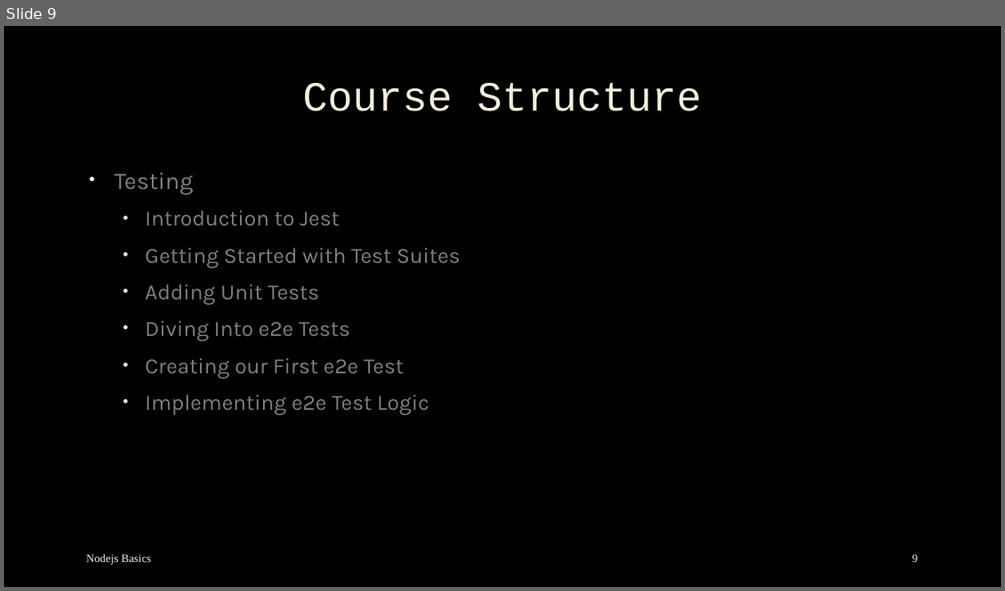
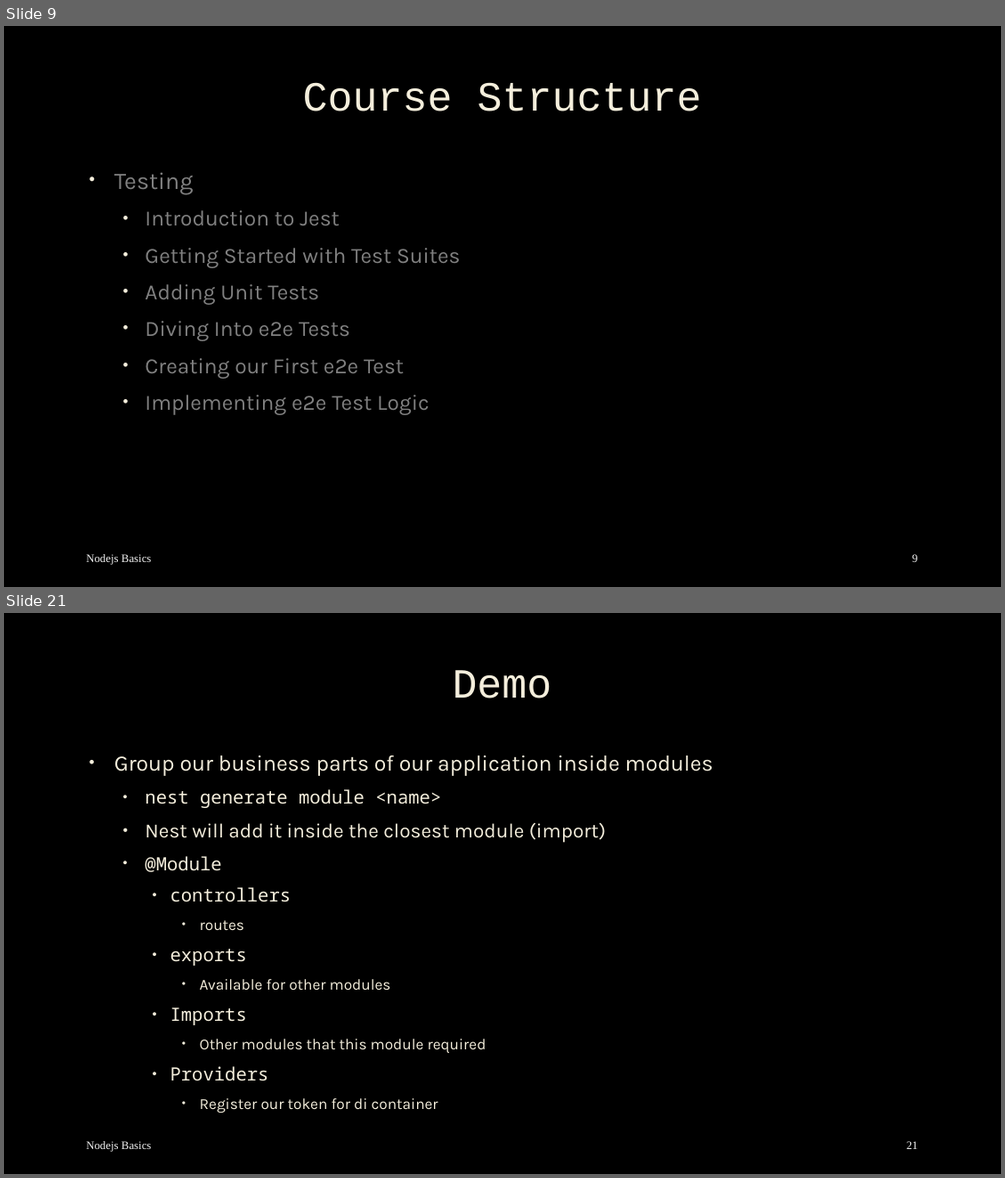
Before and after one commit to mostafa8026/nestjs-course, a slide deck: nestjs/nestjs-01.pptx. Shown one above the other, each under a label of ours: slide 9 before the commit, slides 9 and 21 after it; the slides between them are not shown. The pictures are 1005x591 and 1005x1178 pixels, drawn with LibreOffice and Linux fonts; fonts in the diff are those of the drawing; background and template pictures are left out. Boxes give left, top, right and bottom in pixels: in the first picture for what was removed or moved away, otherwise in the second. Text is boxed around its words. In the diff, an @@ line names an element or a change of style, - is before the commit and + after.

```diff
--- a/nestjs/nestjs-01.pptx
+++ b/nestjs/nestjs-01.pptx
@@ slide 21 added at (x1=4, y1=613, x2=1001, y2=1174), background picture (left out) @@
@@ title added at (x1=453, y1=670, x2=552, y2=698), 40 pt, text #F4EEDC @@
+Demo
@@ text added at (x1=114, y1=755, x2=713, y2=1112), 14.8 pt, text #F4EEDC @@
+• Group our business parts of our application inside modules
+  • nest generate module <name>
+  • Nest will add it inside the closest module (import)
+  • @Module
+    • controllers
+      • routes
+    • exports
+      • Available for other modules
+    • Imports
+      • Other modules that this module required
+    • Providers
+      • Register our token for di container
@@ text added at (x1=86, y1=1141, x2=152, y2=1151), 11 pt, text #F2F2F2 @@
+Nodejs Basics
@@ page number added at (x1=906, y1=1141, x2=918, y2=1149), 11 pt, text #F2F2F2 @@
+21
```
Also in this commit, not shown: 2 slides changed, 17 other slides added, 16 other files.
